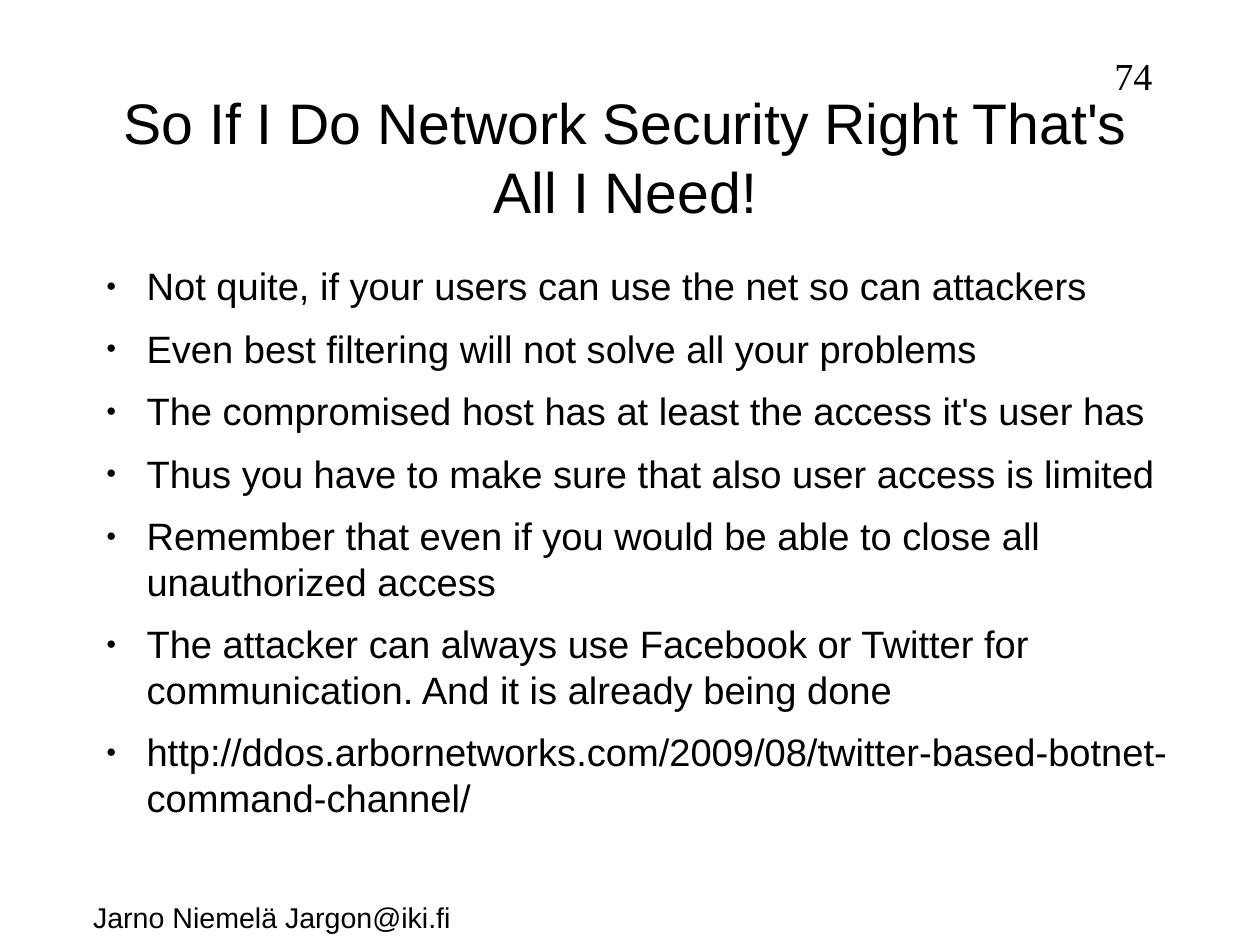
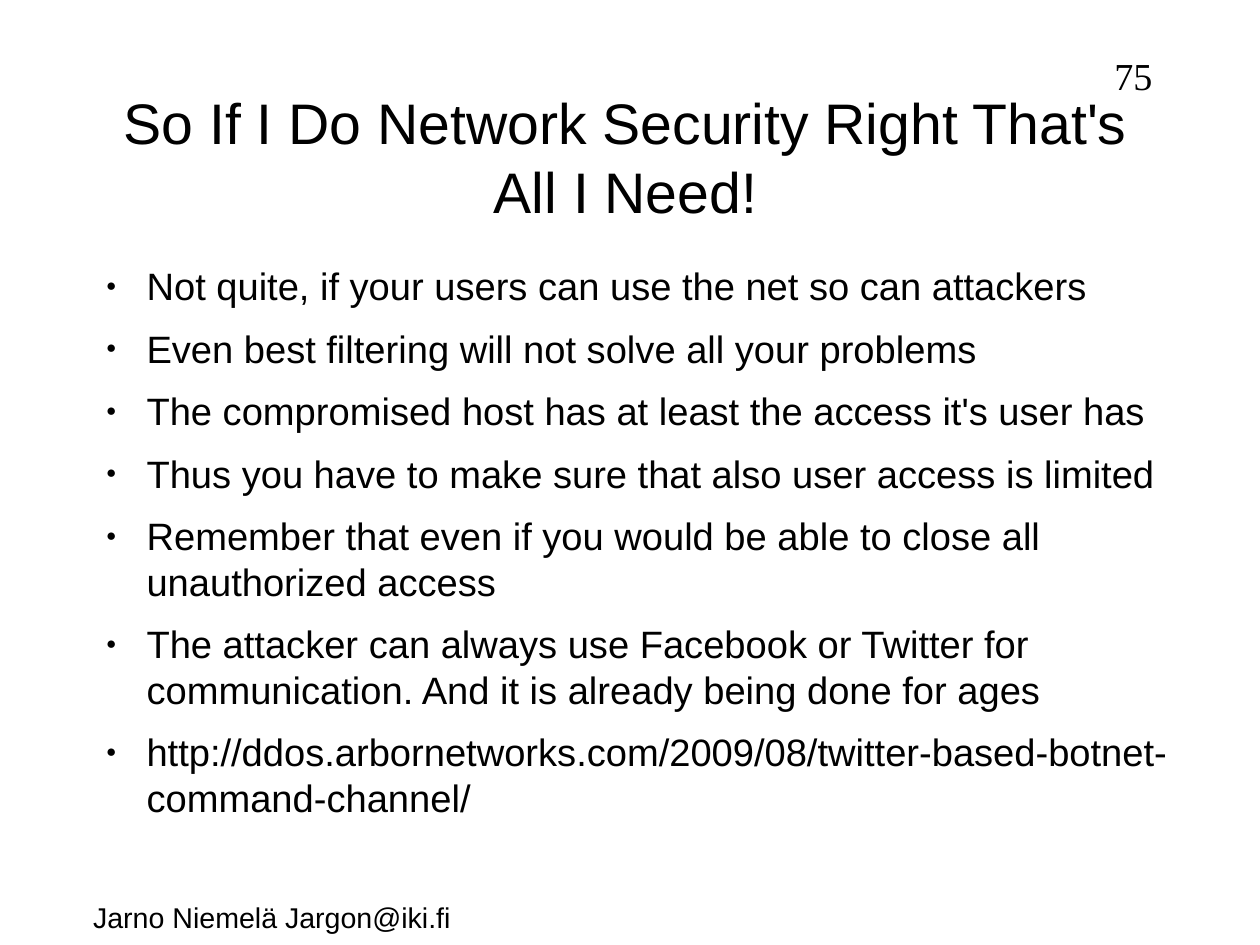
Before and after one commit to jarno-niemela/corporate_cyber_defence, a slide deck: slide 75 of NetworkSecurity/NetworkSecurity.odp (slide 74 before the commit). Drawn at 1260x945 pixels with LibreOffice and Linux fonts; fonts in the diff are those of the drawing; background and template pictures are left out. Boxes give left, top, right and bottom in pixels: in the first picture for what was removed or moved away, otherwise in the second. Text is boxed around its words. In the diff, an @@ line names an element or a change of style, - is before the commit and + after.

```diff
--- a/NetworkSecurity/NetworkSecurity.odp
+++ b/NetworkSecurity/NetworkSecurity.odp
@@ page number at (1114, 65, 1152, 91): text changed @@
-74
+75
@@ text at (147, 630, 1040, 712): text changed @@
-● The attacker can always use Facebook or Twitter for communication. And it is already being done
+● The attacker can always use Facebook or Twitter for communication. And it is already being done for ages
```
Also in this commit, not shown: 15 other slides changed, 1 slide added, 2 other files.
